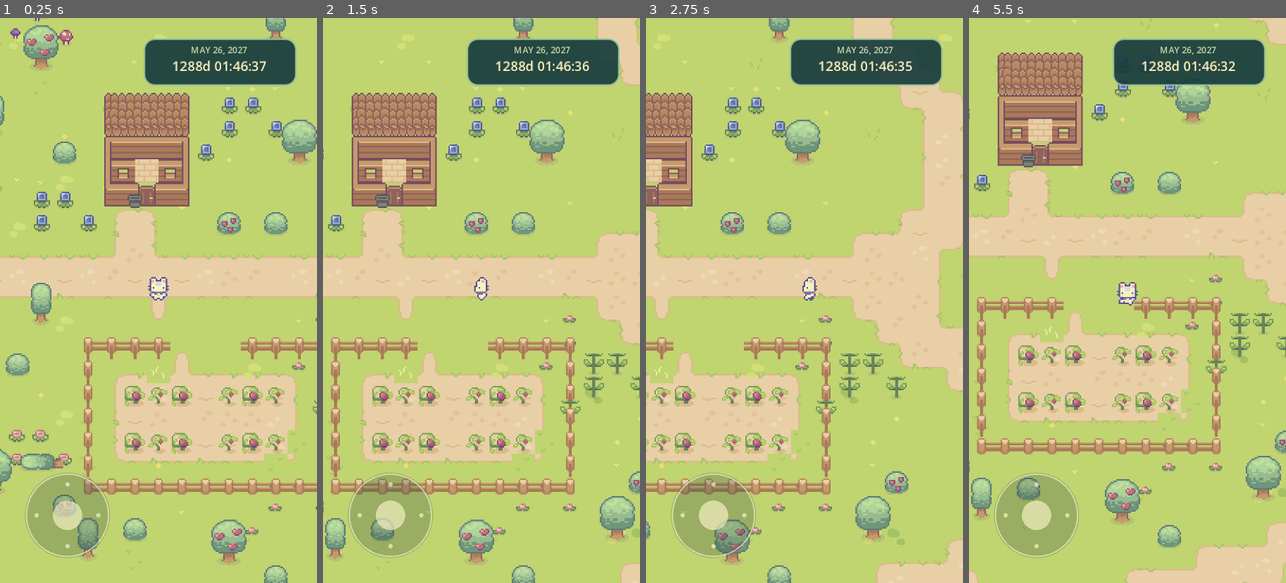
Above: before the commit, frames 1-4 (left to right).
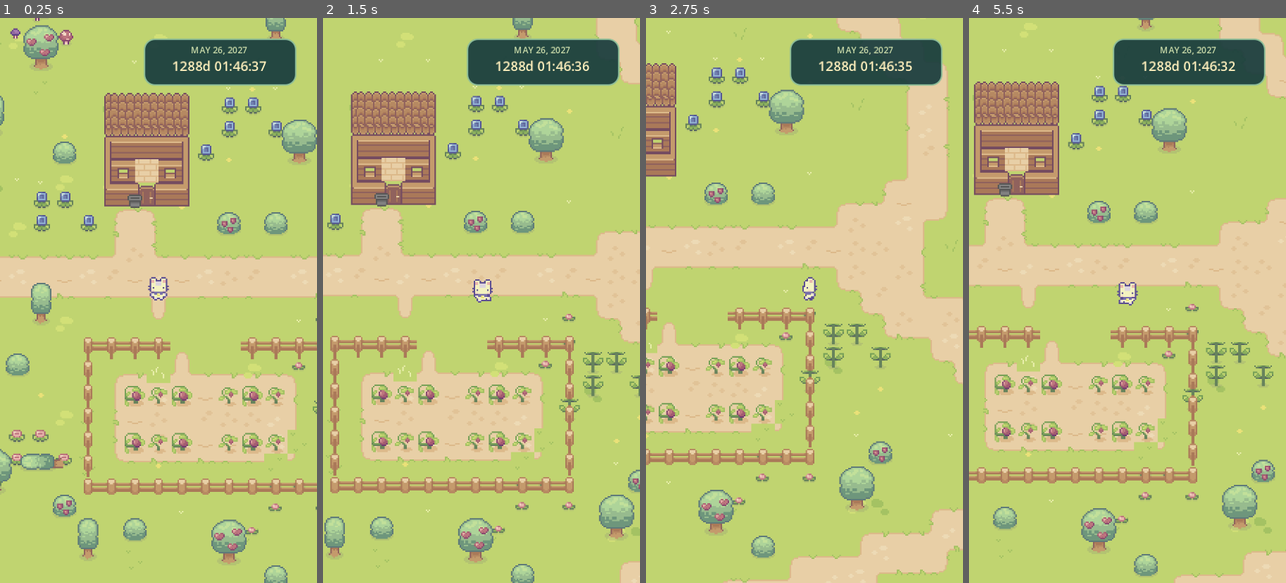
Above: after the commit, the same moments.

Repository: itsnotalwin/Innate
Game: Godot game, scene res://scenes/main.tscn
The game is run twice, just before and just after one commit, with the same random seed, the same clock (stepped at 60 frames per second) and the same inputs.
Inputs (mouse positions are in pixels of both pictures, inside the frame that each line leads up to):
- Up to frame 1 (0.25 s): no input
- Up to frame 2 (1.5 s): tap Enter at 0.5 s; move the mouse to (551, 272) at 0.52 s; hold D (move_right) 0.53-1.25 s; click (551, 272) at 0.67 s; drag from (418, 328) to (465, 413) at 1.27 s
- Up to frame 3 (2.75 s): move the mouse to (836, 176) at 2.02 s; hold D (move_right) from 2.03 s (still down)
- Up to frame 4 (5.5 s): release D (move_right) at 2.75 s; drag from (1111, 413) to (1032, 215) at 2.77 s; move the mouse to (1222, 385) at 3.52 s; hold A (move_left) 3.53-4.25 s; drag from (1032, 215) to (1079, 159) at 4.27 s; move the mouse to (1143, 300) at 5.02 s; hold S (move_down) from 5.03 s (still down); click (1143, 300) at 5.17 s

The runs differ from the first frame. In frame 1, 3.0% of the frame differs, in the area x 7-35%, y 80-96%; in frame 2, 14%; in frame 3, 40%; in frame 4, 44%, in the area x 0-100%, y 0-100%.

Commit message:
Make mobile touch controls invisible and full-screen

Diff:
--- a/docs/build-manifest.json
+++ b/docs/build-manifest.json
@@ -1,6 +1,6 @@
 {
   "godot": "4.6.3.stable.official.7d41c59c4",
-  "main_pack": "game-56db1ee056c74b8e.pck",
+  "main_pack": "game-54804a62ac4bef38.pck",
   "sources": {
     "assets/sprout_lands/LICENSE.txt": "f41c94ec4e417de51cf25cb7b01f44c52c8c16ee4cb223db2de37f3dd0316dff",
     "assets/sprout_lands/character.png": "f45a7c06bd6df451832b4ab793c0a204e2832335037636decc6966bbf9b69b76",
@@ -24,14 +24,14 @@
     "resources/tilesets/sprout_lands.tres": "0384c43a32085ee32386385d16aab207124ef10339ccb0434fb84246524736a1",
     "scenes/countdown.tscn": "8801afcd880c2d65de78950d95d972a36a3b4446223ba909f89f83705ab6201e",
     "scenes/main.tscn": "cc7bb9c8e2600b6090f081236b9fd84e0b3d4044bb186a24a93f4542f59bb835",
-    "scenes/mobile_controls.tscn": "d7c62465e45cff5f821216dbe59058553e43f652f16f31a05c4cdeb9568ec8b5",
+    "scenes/mobile_controls.tscn": "449b82e95c358bb276dbee9e44a4898622315776a37b4b438c0573bc03fab24f",
     "scenes/player.tscn": "dfa8af16934039974a16d1bba104d17288cb05708820e53ad6d54975b4c2fe67",
     "scenes/world.tscn": "a15847754c36195d682ddeaec2b16ad53931be82446d3499e8f72e35446a59ce",
     "scripts/countdown.gd": "8f54842e2a2a1a1582d65f1c85d3d9ce9289cbd544f168870304110bd23adbef",
     "scripts/countdown.gd.uid": "0c0f2a032ff44ec0c68ec9374fdd94f13b2516e7d6d3cd3950f36384c2d586f8",
-    "scripts/main.gd": "468c1d5107e630ddac5e559ad0f0358b4b7828c70fc8678bd553477e197e6b51",
+    "scripts/main.gd": "78bf94fd5fa91e7333d384569555598c1e96973eb47005ce8b170266bf74b388",
     "scripts/main.gd.uid": "356d594d69a0e0fe96e188e19e56bc4d3987227a63e2b328132a0f1209775512",
-    "scripts/mobile_controls.gd": "40ef3fbe8cb6b41fd2af3e47bf4954335bf89c98fa6ce624df900e40c42b3816",
+    "scripts/mobile_controls.gd": "5eec7636c4b05c8580f4d3d3c6bfbd0ccc859d867a7e8642e1f4e4db4e26f6ea",
     "scripts/mobile_controls.gd.uid": "f3b25e3efcf75db5e16578d25c6dbccccc77f42d0f466c4d8ae640c740e2cb70",
     "scripts/player.gd": "7d3b5acff6e4e5f3ffa0dc180128ee0aafe170a366ad22eccc625ba816c44ade",
     "scripts/player.gd.uid": "0e68c737ed141b9c94eb9ff7844a949c1cafafd6625ea596eae0957c456994c0",
@@ -54,18 +54,18 @@
       "sha256": "be33985bc7160d6bf9646f259cd86b259cd67b02ccb297ee5c44f8ac84327bc8",
       "bytes": 2973
     },
-    "game-56db1ee056c74b8e.pck": {
-      "sha256": "56db1ee056c74b8e05204bf9a54ccdf0dad448e98c51cf9c731402dde9eca900",
-      "bytes": 291872
+    "game-54804a62ac4bef38.pck": {
+      "sha256": "54804a62ac4bef38b064c3b6ccae9591ada7a418753328ba74c870598537e0dd",
+      "bytes": 291344
     },
     "loader-character.png": {
       "sha256": "f45a7c06bd6df451832b4ab793c0a204e2832335037636decc6966bbf9b69b76",
       "bytes": 2091
     },
     "index.html": {
-      "sha256": "51c83969005b0abc2f8db027b10ca9d1c7ec07b4ec84ee67ca46cdfdfeee4da5",
+      "sha256": "ab76a875b858c7e51cc6a7937efbd90d364bc4fddbe54178ce54c70344162d85",
       "bytes": 5371
     }
   },
-  "root_html_sha256": "10d3b9be7034c974848580ff7be6a2c1ad29e575574960a44d51b5bf9ad277f2"
+  "root_html_sha256": "d6c38ba7d5f4e6eab6396a395dd853a592a3e5bc74e6269fee52bf7de1a8c0fe"
 }
--- a/scenes/mobile_controls.tscn
+++ b/scenes/mobile_controls.tscn
@@ -1,13 +1,10 @@
 [gd_scene load_steps=2 format=3]
 [ext_resource type="Script" path="res://scripts/mobile_controls.gd" id="1"]
 [node name="MobileControls" type="Control"]
-anchors_preset = 2
-anchor_top = 1.0
+anchors_preset = 15
+anchor_right = 1.0
 anchor_bottom = 1.0
-offset_left = 14.0
-offset_top = -78.0
-offset_right = 78.0
-offset_bottom = -14.0
-grow_vertical = 0
+grow_horizontal = 2
+grow_vertical = 2
 mouse_filter = 2
 script = ExtResource("1")
--- a/scripts/main.gd
+++ b/scripts/main.gd
@@ -49,11 +49,9 @@
 		window.content_scale_size = logical_size
 	var camera: Camera2D = player.get_node("Camera")
 	camera.reset_smoothing()
-	# CSS safe-area values keep the joystick above phone home indicators/notches.
+	# CSS safe-area values keep the countdown clear of phone notches.
 	if OS.has_feature("web"):
 		var safe_area: Array = JSON.parse_string(str(JavaScriptBridge.eval("JSON.stringify(window.innateSafeArea())")))
-		joystick.position = Vector2(14 + float(safe_area[0]) / scale_factor,
-			logical_size.y - 78 - float(safe_area[1]) / scale_factor)
 		countdown.position = Vector2(logical_size.x - countdown.size.x - 14 - float(safe_area[3]) / scale_factor,
 			14 + float(safe_area[2]) / scale_factor)
 	else:
--- a/scripts/mobile_controls.gd
+++ b/scripts/mobile_controls.gd
@@ -1,9 +1,9 @@
 extends Control
-## Tracks one touch ID; releases outside the control and on focus/resize changes.
+## Invisible full-screen touch surface; drag from anywhere to steer.
 signal direction_changed(direction: Vector2)
-const CENTER := Vector2(32, 32)
 const RADIUS := 24.0
 var finger := -1
+var touch_origin := Vector2.ZERO
 var direction := Vector2.ZERO
 
 func _ready() -> void:
@@ -12,20 +12,23 @@
 func _input(event: InputEvent) -> void:
 	if not visible:
 		return
+	var local: Vector2
 	if event is InputEventScreenTouch:
-		var local: Vector2 = get_global_transform_with_canvas().affine_inverse() * event.position
+		local = get_global_transform_with_canvas().affine_inverse() * event.position
 		if event.pressed and not event.canceled and finger == -1 and Rect2(Vector2.ZERO, size).has_point(local):
 			finger = event.index
+			touch_origin = local
 			_update_direction(local)
 			get_viewport().set_input_as_handled()
 		elif event.index == finger and (not event.pressed or event.canceled):
 			release_touch()
 	elif event is InputEventScreenDrag and event.index == finger:
-		_update_direction(get_global_transform_with_canvas().affine_inverse() * event.position)
+		local = get_global_transform_with_canvas().affine_inverse() * event.position
+		_update_direction(local)
 		get_viewport().set_input_as_handled()
 
 func _update_direction(local: Vector2) -> void:
-	direction = ((local - CENTER) / RADIUS).limit_length(1.0)
+	direction = ((local - touch_origin) / RADIUS).limit_length(1.0)
 	if direction.length() < 0.16:
 		direction = Vector2.ZERO
 	direction_changed.emit(direction)
@@ -33,17 +36,10 @@
 
 func release_touch() -> void:
 	finger = -1
+	touch_origin = Vector2.ZERO
 	direction = Vector2.ZERO
 	direction_changed.emit(direction)
-	queue_redraw()
 
 func _notification(what: int) -> void:
 	if what == NOTIFICATION_APPLICATION_FOCUS_OUT or what == NOTIFICATION_APPLICATION_PAUSED:
 		release_touch()
-
-func _draw() -> void:
-	draw_circle(CENTER, 29, Color(0.2, 0.3, 0.25, 0.28))
-	draw_arc(CENTER, 28, 0, TAU, 48, Color(1, 0.97, 0.8, 0.6), 1.0)
-	for axis in [Vector2.UP, Vector2.DOWN, Vector2.LEFT, Vector2.RIGHT]:
-		draw_circle(CENTER + axis * 21, 1.5, Color(1, 0.97, 0.8, 0.65))
-	draw_circle(CENTER + direction * 18, 10, Color(1, 0.97, 0.8, 0.62))
--- a/tests/verify_game.gd
+++ b/tests/verify_game.gd
@@ -86,27 +86,34 @@
 	player.position=start
 	var touch:=InputEventScreenTouch.new()
 	touch.index=0;touch.pressed=true
-	touch.position=joystick.global_position+Vector2(56,32)
+	touch.position=joystick.global_position+joystick.size*0.75
 	joystick._input(touch)
+	var drag:=InputEventScreenDrag.new()
+	drag.index=0;drag.position=touch.position+Vector2(60,0)
+	joystick._input(drag)
 	await frames(30)
-	check(player.position.x>start.x+34,"native touch uses same walking controller")
+	check(player.position.x>start.x+34,"native drag from anywhere uses the walking controller")
 	var unrelated:=InputEventScreenTouch.new()
 	unrelated.index=1;unrelated.pressed=false;unrelated.position=Vector2.ZERO
 	joystick._input(unrelated)
 	check(joystick.finger==0,"second finger release does not stop active finger")
-	touch.pressed=false;touch.position=Vector2(300,10)
+	touch.pressed=false;touch.position=Vector2(10,10)
 	joystick._input(touch)
 	await frames(2)
 	var stopped:=player.position
 	await frames(10)
-	check(player.position.is_equal_approx(stopped),"release outside joystick stops movement")
-	touch.pressed=true;touch.position=joystick.global_position+Vector2(56,32)
+	check(player.position.is_equal_approx(stopped),"release anywhere stops movement")
+	touch.pressed=true;touch.position=joystick.global_position+joystick.size*0.25
 	joystick._input(touch)
+	drag.position=touch.position+Vector2(60,0)
+	joystick._input(drag)
 	touch.canceled=true;touch.pressed=false
 	joystick._input(touch)
 	check(player.touch_direction==Vector2.ZERO and joystick.finger==-1,"touch cancellation clears movement")
 	touch.canceled=false;touch.pressed=true
 	joystick._input(touch)
+	drag.position=touch.position+Vector2(60,0)
+	joystick._input(drag)
 	joystick._notification(Control.NOTIFICATION_APPLICATION_FOCUS_OUT)
 	check(player.touch_direction==Vector2.ZERO,"focus loss clears touch")
 	joystick._input(touch)
Not shown, changed: README.md
Not shown, changed: docs/BUILD_REPORT.md
Not shown, changed: docs/PORTRAIT_UPDATE.md
Not shown, added: docs/game-54804a62ac4bef38.pck
Not shown, removed: docs/game-bd5a483c9bd1b5d3.pck
Not shown, changed: docs/index.html
Not shown, changed: index.html
Not shown, changed: tests/verify_browser.py
